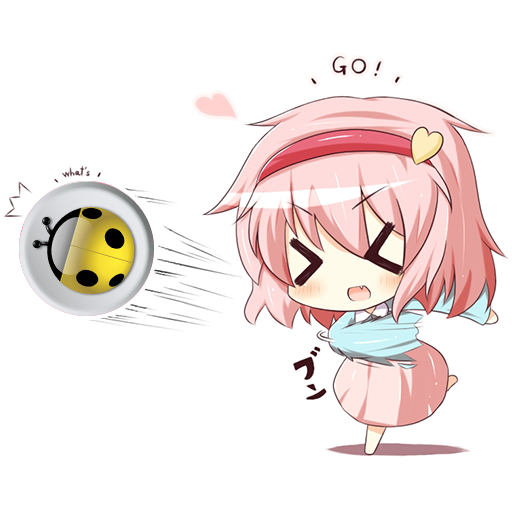
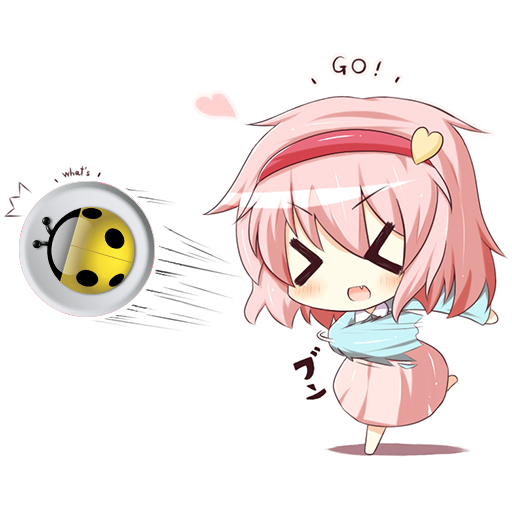
Layered file, before and after one edit (512 × 512). Changes by layer:
painted on "椭圆 1 拷貝" over (19, 181, 155, 317)
painted on "椭圆 1" over (19, 181, 155, 317)
